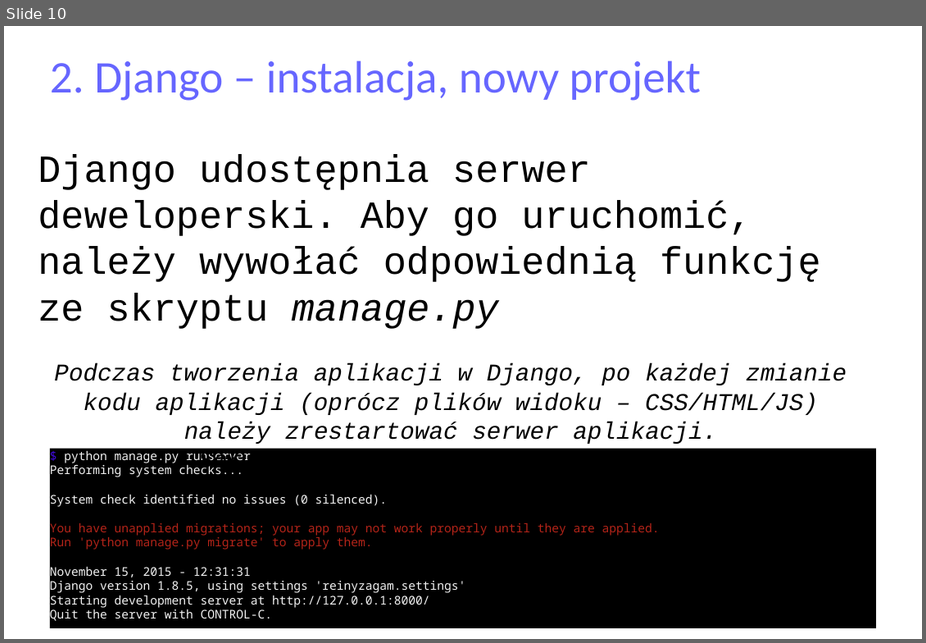
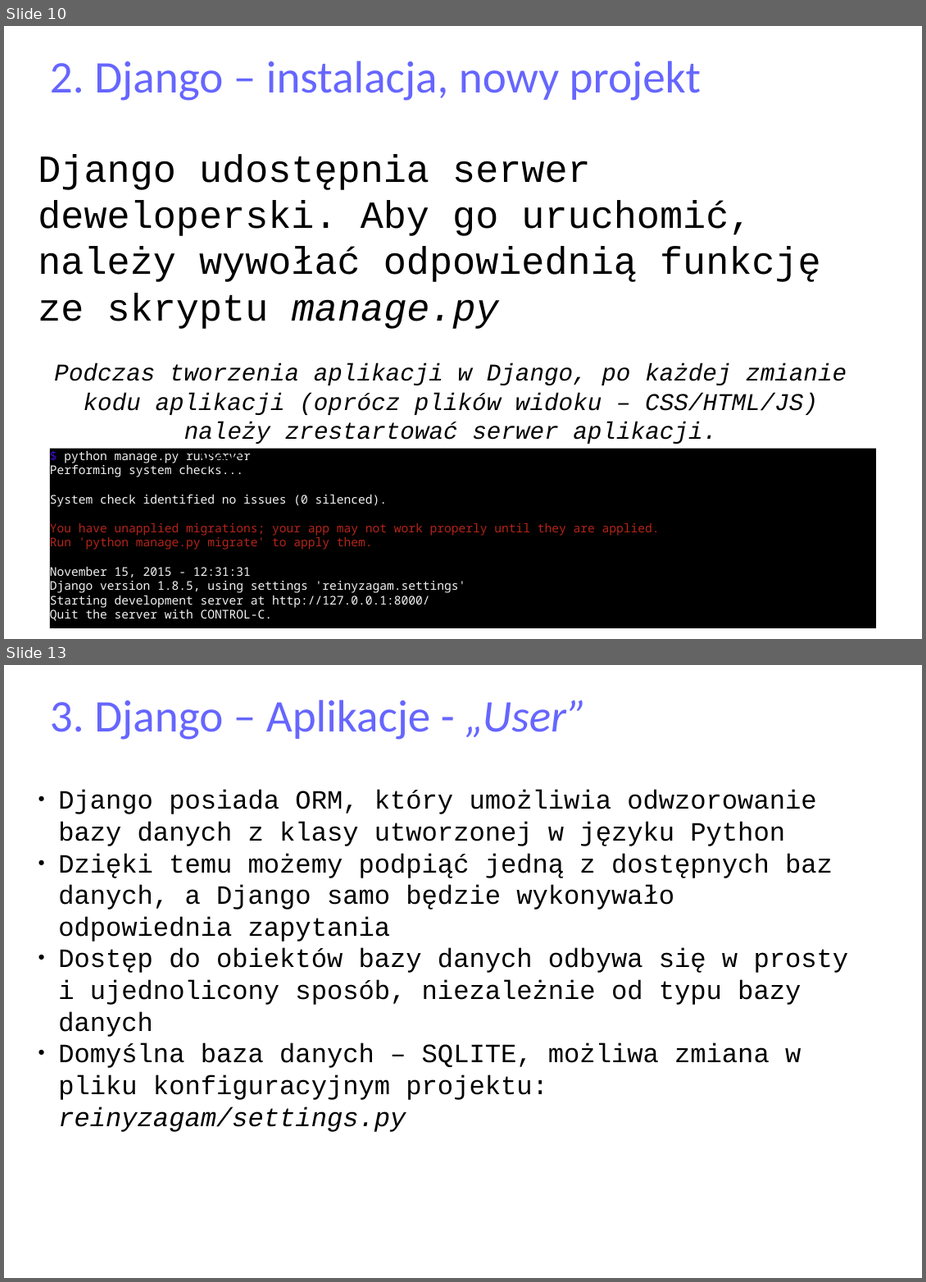
Before and after one commit to matulik/reinyzagam, a slide deck: Docs/presentation.odp. Shown one above the other, each under a label of ours: slide 10 before the commit, slides 10 and 13 after it; the slides between them are not shown. The pictures are 926x643 and 926x1282 pixels, drawn with LibreOffice and Linux fonts; fonts in the diff are those of the drawing. Boxes give left, top, right and bottom in pixels: in the first picture for what was removed or moved away, otherwise in the second. Text is boxed around its words. In the diff, an @@ line names an element or a change of style, - is before the commit and + after.

```diff
--- a/Docs/presentation.odp
+++ b/Docs/presentation.odp
@@ slide 13 added at (x1=4, y1=665, x2=922, y2=1278), background #FFFFFF @@
@@ title added at (x1=50, y1=699, x2=587, y2=740), 37.7 pt, text #6666FF @@
+3. Django – Aplikacje - „User”
@@ text added at (x1=58, y1=790, x2=849, y2=1068), 22 pt, text #000000 @@
+● Django posiada ORM, który umożliwia odwzorowanie bazy danych z klasy utworzonej w języku Python
+● Dzięki temu możemy podpiąć jedną z dostępnych baz danych, a Django samo będzie wykonywało odpowiednia zapytania
+● Dostęp do obiektów bazy danych odbywa się w prosty i ujednolicony sposób, niezależnie od typu bazy danych
+● Domyślna baza danych – SQLITE, możliwa zmiana w pliku konfiguracyjnym projektu: reinyzagam/settings.py
```
Also in this commit, not shown: 3 slides changed, 11 other slides added, 4 other files.
